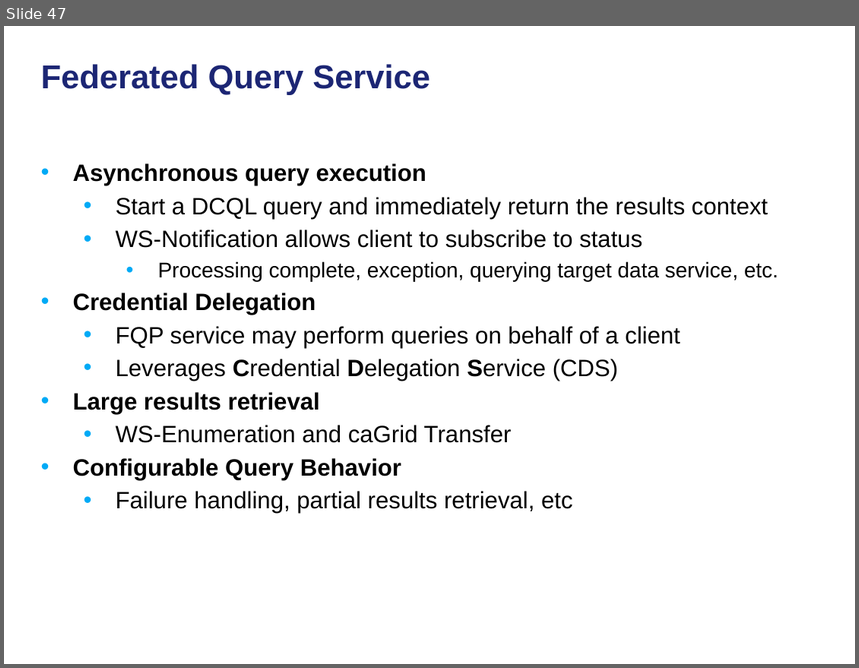
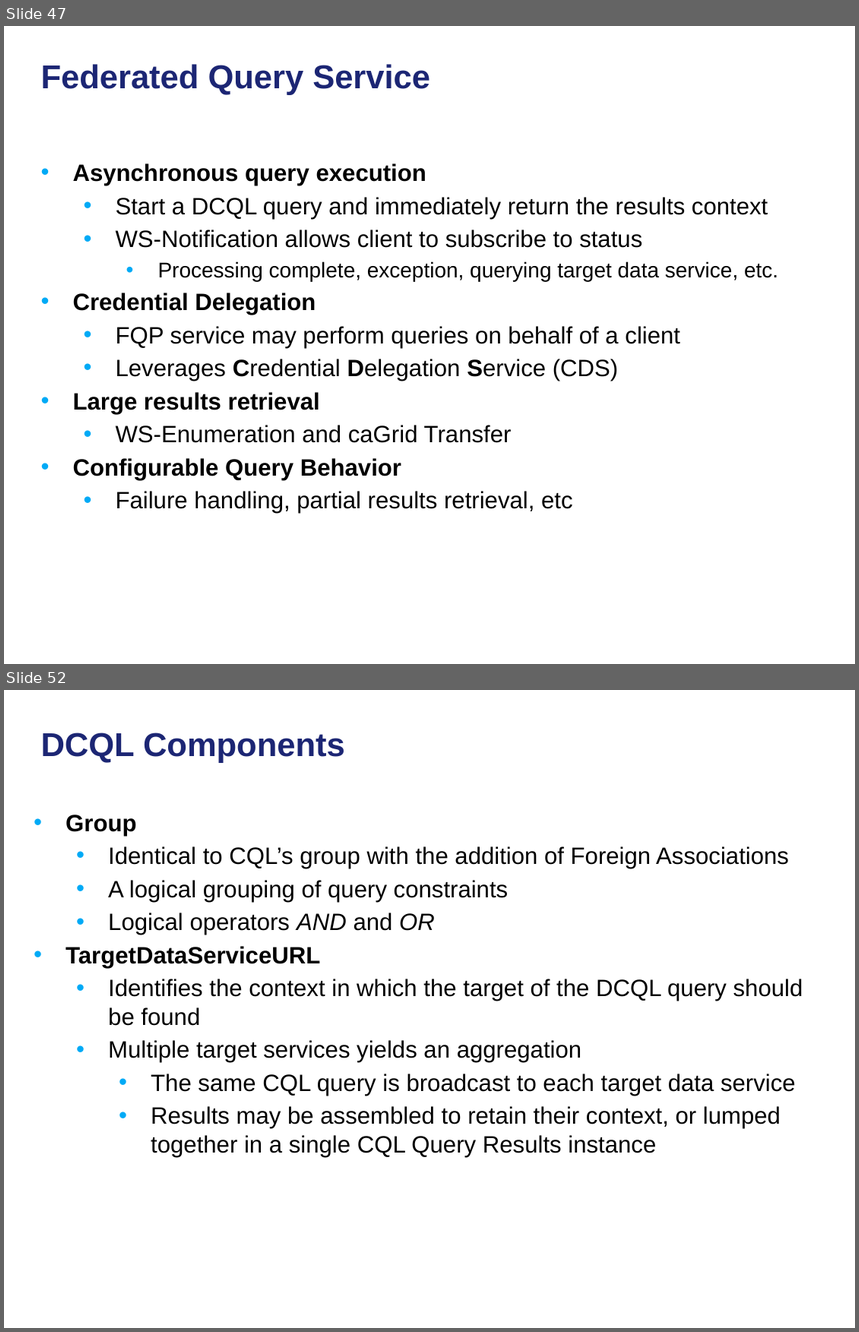
Before and after one commit to NCIP/cagrid-docs, a slide deck: presentations/200906_Novartis/caGrid Data Services.pptx. Shown one above the other, each under a label of ours: slide 47 before the commit, slides 47 and 52 after it; the slides between them are not shown. The pictures are 859x668 and 859x1332 pixels, drawn with LibreOffice and Linux fonts; fonts in the diff are those of the drawing; background and template pictures are left out. Boxes give left, top, right and bottom in pixels: in the first picture for what was removed or moved away, otherwise in the second. Text is boxed around its words. In the diff, an @@ line names an element or a change of style, - is before the commit and + after.

```diff
--- a/presentations/200906_Novartis/caGrid Data Services.pptx
+++ b/presentations/200906_Novartis/caGrid Data Services.pptx
@@ slide 52 added at (x1=4, y1=690, x2=855, y2=1328), background picture (left out) @@
@@ title added at (x1=41, y1=733, x2=345, y2=763), 28 pt, text #1C2674, bold @@
+DCQL Components
@@ text added at (x1=66, y1=815, x2=804, y2=1157), 20 pt, text #000000 @@
+• Group
+    • Identical to CQL’s group with the addition of Foreign Associations
+  • A logical grouping of query constraints
+  • Logical operators AND and OR
+• TargetDataServiceURL
+  • Identifies the context in which the target of the DCQL query should be found
+  • Multiple target services yields an aggregation
+    • The same CQL query is broadcast to each target data service
+    • Results may be assembled to retain their context, or lumped together in a single CQL Query Results instance
```
Also in this commit, not shown: 4 other slides added.
